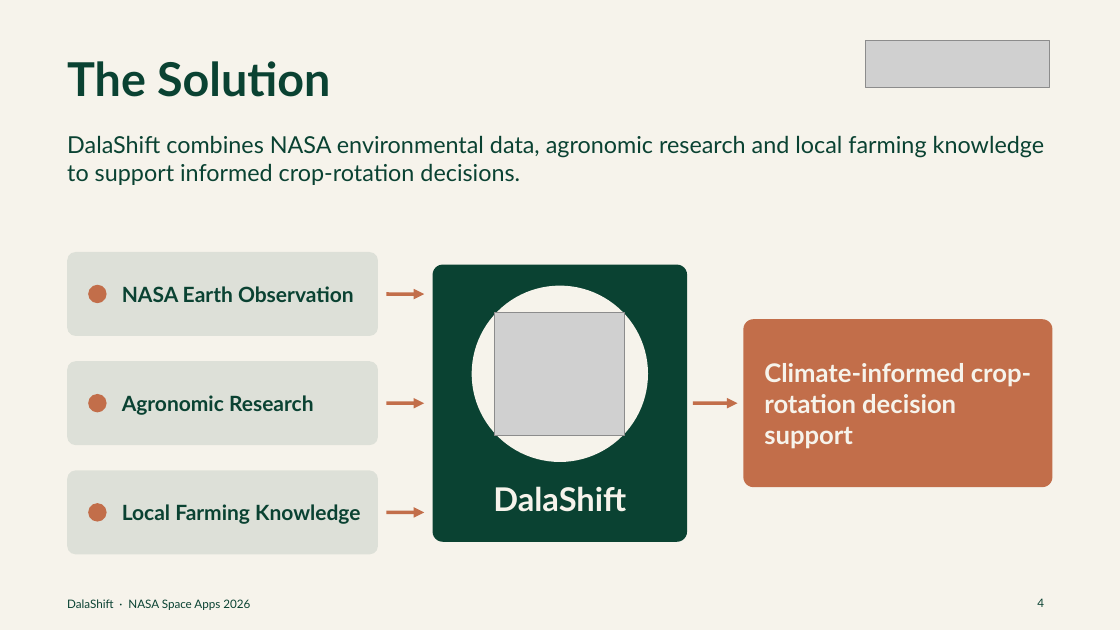
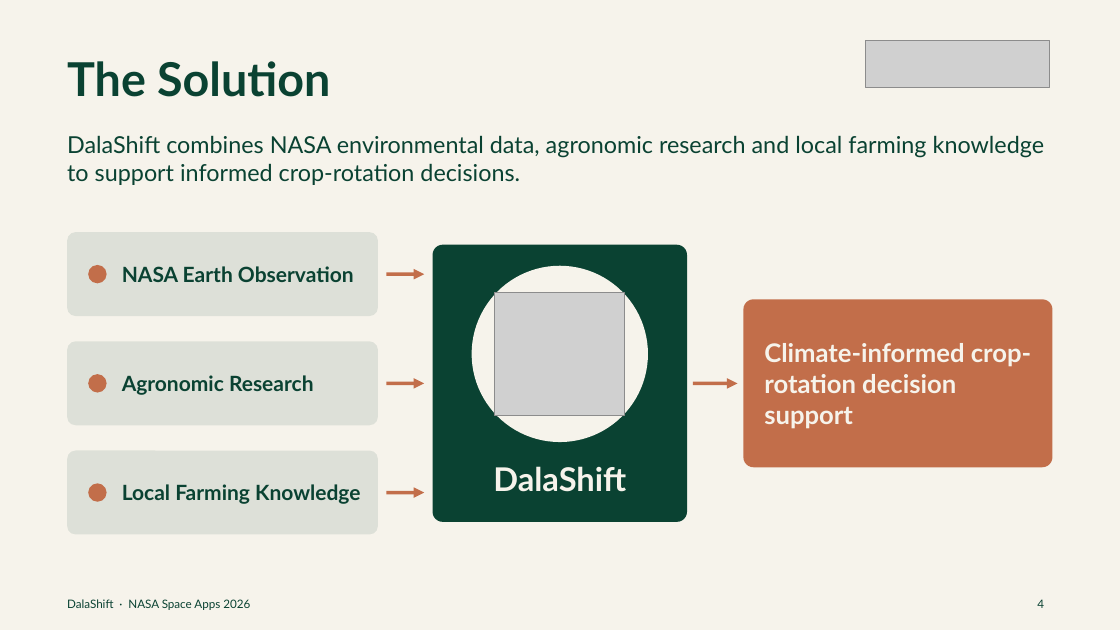
Before and after one commit to vip-ultr/dalashift, a slide deck: slide 4 of docs/hackathon/DalaShift_NASA_Space_Apps_2026.pptx. Drawn at 1120x630 pixels with LibreOffice and Linux fonts; fonts in the diff are those of the drawing; grey boxes stand for pictures. Boxes give left, top, right and bottom in pixels: in the first picture for what was removed or moved away, otherwise in the second. Text is boxed around its words. In the diff, an @@ line names an element or a change of style, - is before the commit and + after.

```diff
--- a/docs/hackathon/DalaShift_NASA_Space_Apps_2026.pptx
+++ b/docs/hackathon/DalaShift_NASA_Space_Apps_2026.pptx
@@ 5 texts, 5 rounded rectangles, 4 ellipses, 4 arrows, 1 picture: place and size @@
-5 texts, 5 rounded rectangles, 4 ellipses, 4 arrows, 1 picture at [67, 252, 1053, 555]
+5 texts, 5 rounded rectangles, 4 ellipses, 4 arrows, 1 picture at [67, 232, 1053, 534]
```
Also in this commit, not shown: 4 other slides changed, 2 slides added, 2 slides removed, 5 other files.
